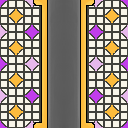
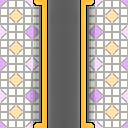
Layered file, before and after one edit (128 × 128). Changes by layer:
added layer "New Layer#1" above "Background" over [30, 0, 96, 128]
"Background": opacity 100% → 42% over [0, 0, 128, 128]
added layer "New Layer" over [0, 0, 128, 128]
